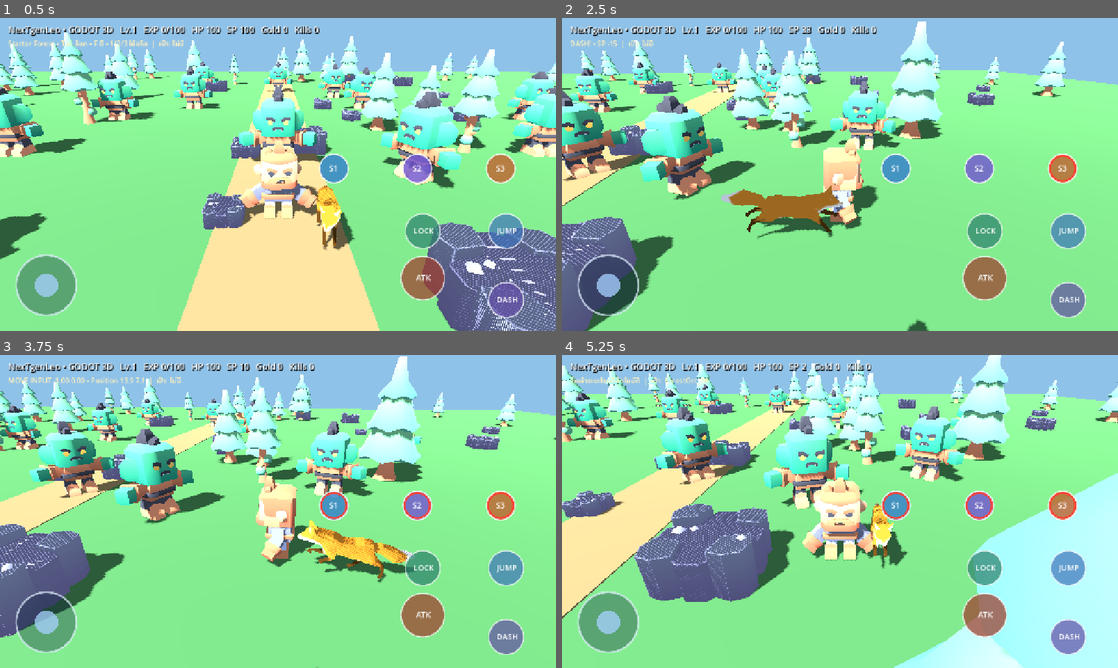
Above: before the commit, frames 1-4 (two rows, left to right).
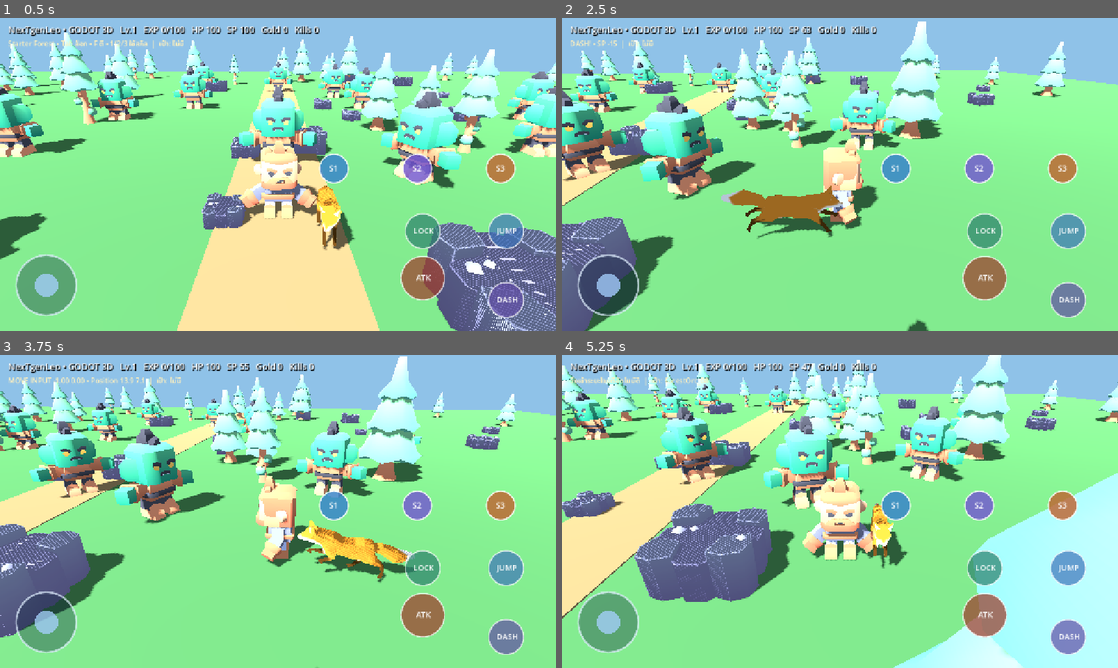
Above: after the commit, the same moments.

Repository: redfullmoon209-debug/NexTgenLeo
Game: Godot game, scene res://godot_src/main.tscn
The game is run twice, just before and just after one commit, with the same random seed, the same clock (stepped at 60 frames per second) and the same inputs.
Inputs (mouse positions are in pixels of both pictures, inside the frame that each line leads up to):
- Up to frame 1 (0.5 s): no input
- Up to frame 2 (2.5 s): tap Enter at 0.5 s; move the mouse to (962, 158) at 0.52 s; hold D (leo_right) 0.53-1.25 s; hold Q 0.53-1.25 s; click (962, 158) at 0.67 s; tap Space at 0.77 s; drag from (728, 190) to (812, 237) at 1.27 s; move the mouse to (895, 105) at 2.02 s; hold D (leo_right) from 2.03 s (still down); hold Shift (leo_dash) from 2.03 s (still down); tap Q at 2.3 s
- Up to frame 3 (3.75 s): release D (leo_right) at 2.75 s; release Shift (leo_dash) at 2.75 s; drag from (250, 574) to (111, 464) at 2.77 s; move the mouse to (444, 558) at 3.52 s; hold A (leo_left) from 3.53 s (still down); hold Q from 3.53 s (still down)
- Up to frame 4 (5.25 s): tap Space at 3.77 s; release A (leo_left) at 4.25 s; release Q at 4.25 s; drag from (673, 464) to (756, 433) at 4.27 s; move the mouse to (867, 511) at 5.02 s; hold S (leo_back) from 5.03 s (still down); hold Q from 5.03 s (still down); tap Keypad Enter at 5.1 s; click (867, 511) at 5.17 s

Frame 1 is identical in both runs. In frame 2, 0.1% of the frame differs, in the area x 43-93%, y 2-53%; in frame 3, 0.3%; in frame 4, 0.6%.

Commit message:
Avoid duplicate dash stamina charge from key event and physics polling

Diff:
--- a/godot_src/main.gd
+++ b/godot_src/main.gd
@@ -723,6 +723,7 @@
             KEY_SPACE:
                 _jump()
             KEY_SHIFT, KEY_Q:
+                pc_dash_was_down = true
                 _dash()
             KEY_ESCAPE:
                 target = null
